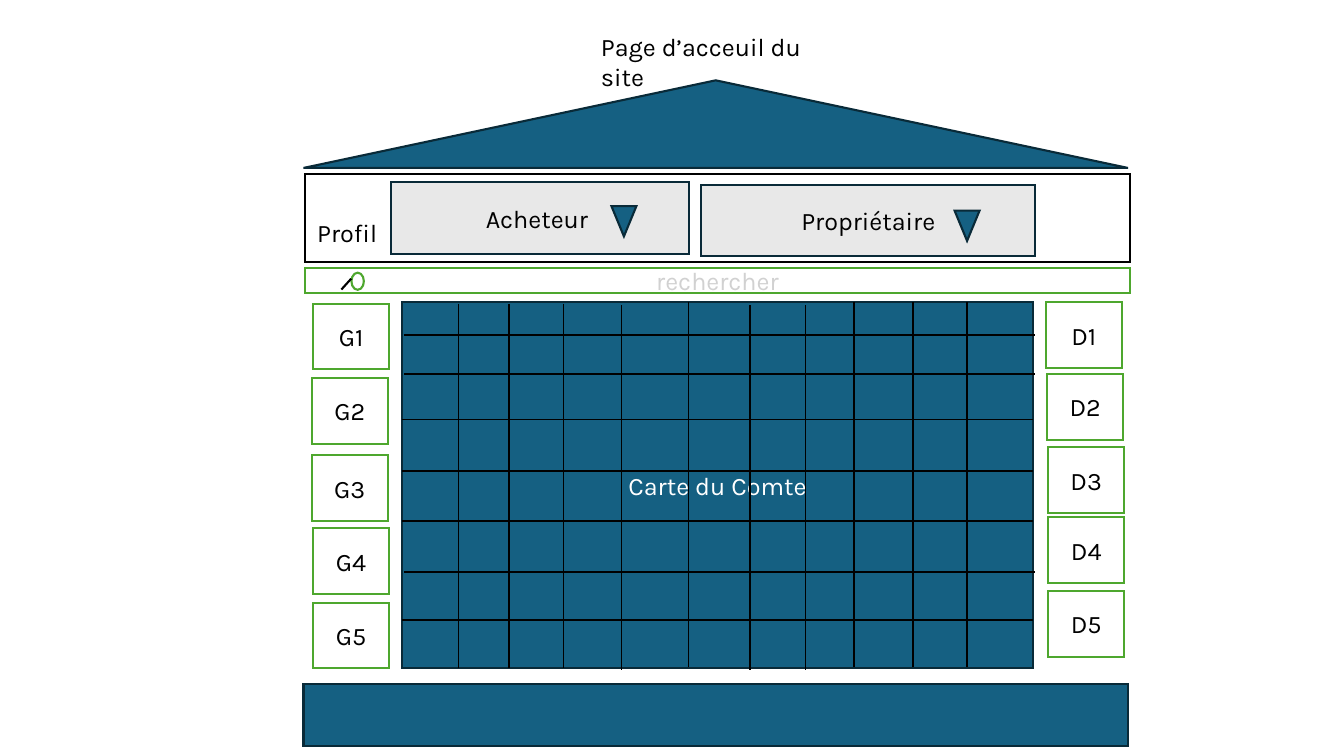
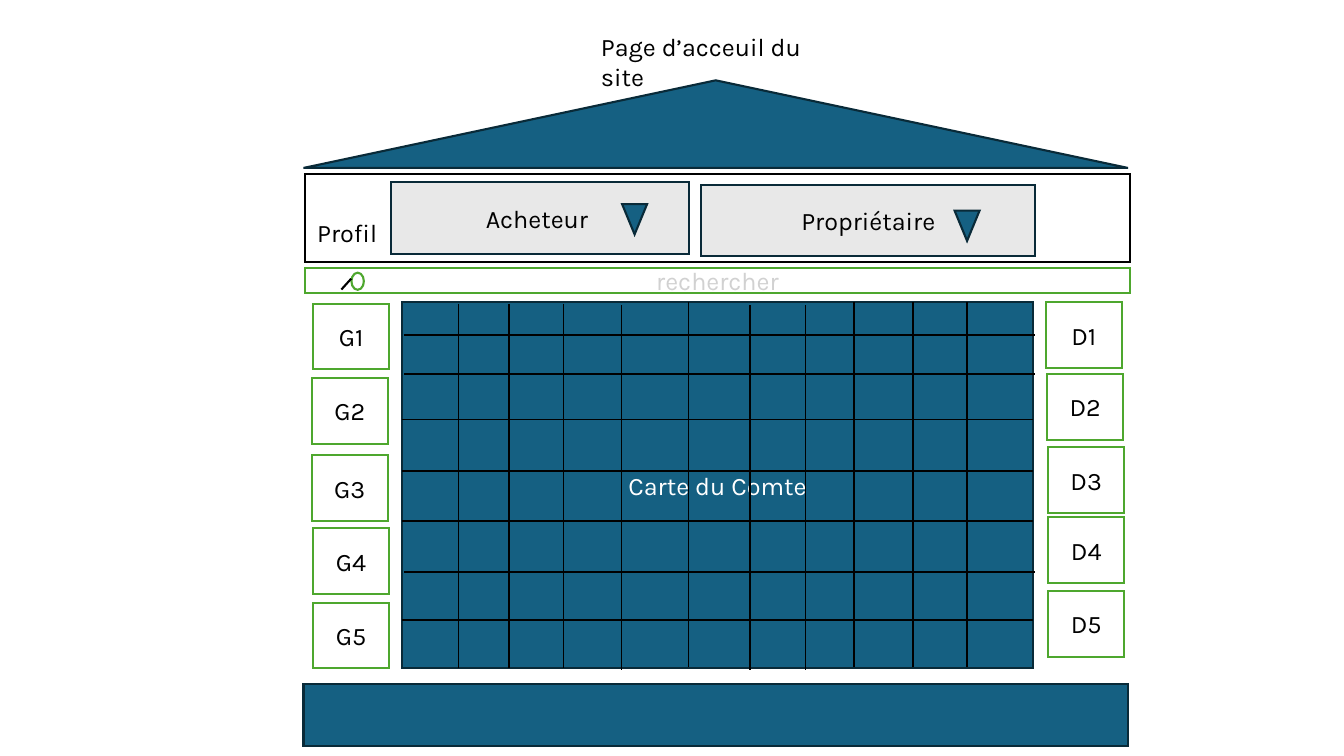
Before and after one commit to cours-de-visualisations/projet1, a slide deck: slide 1 of visualisation.pptx. Drawn at 1344x756 pixels with LibreOffice and Linux fonts; fonts in the diff are those of the drawing. Boxes give left, top, right and bottom in pixels: in the first picture for what was removed or moved away, otherwise in the second. Text is boxed around its words. In the diff, an @@ line names an element or a change of style, - is before the commit and + after.

Commit message:
ebauche plan du site

```diff
--- a/visualisation.pptx
+++ b/visualisation.pptx
@@ triangle: place and size @@
-triangle at bbox=[612, 207, 637, 237]
+triangle at bbox=[622, 205, 647, 235]
```
